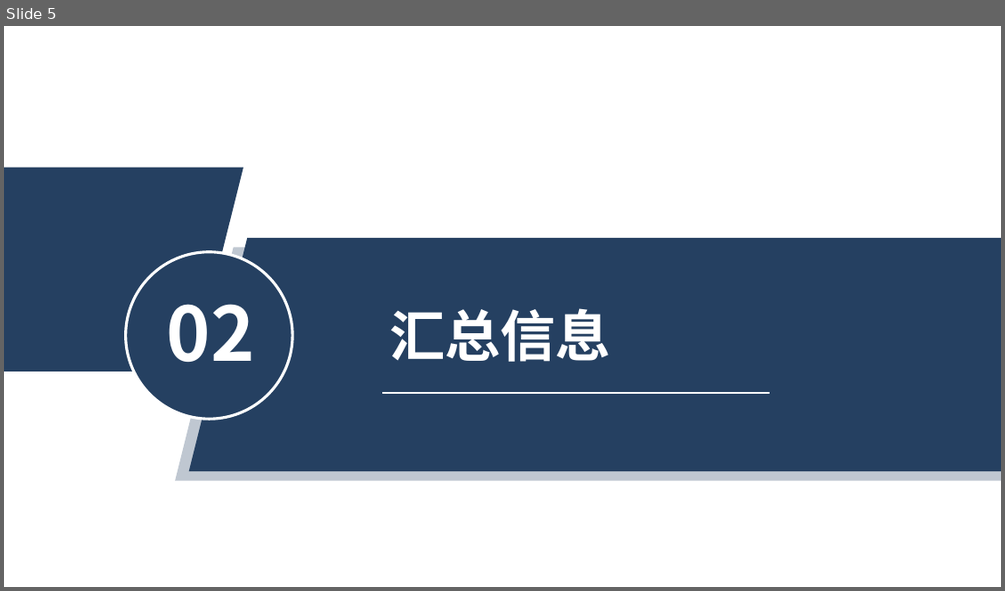
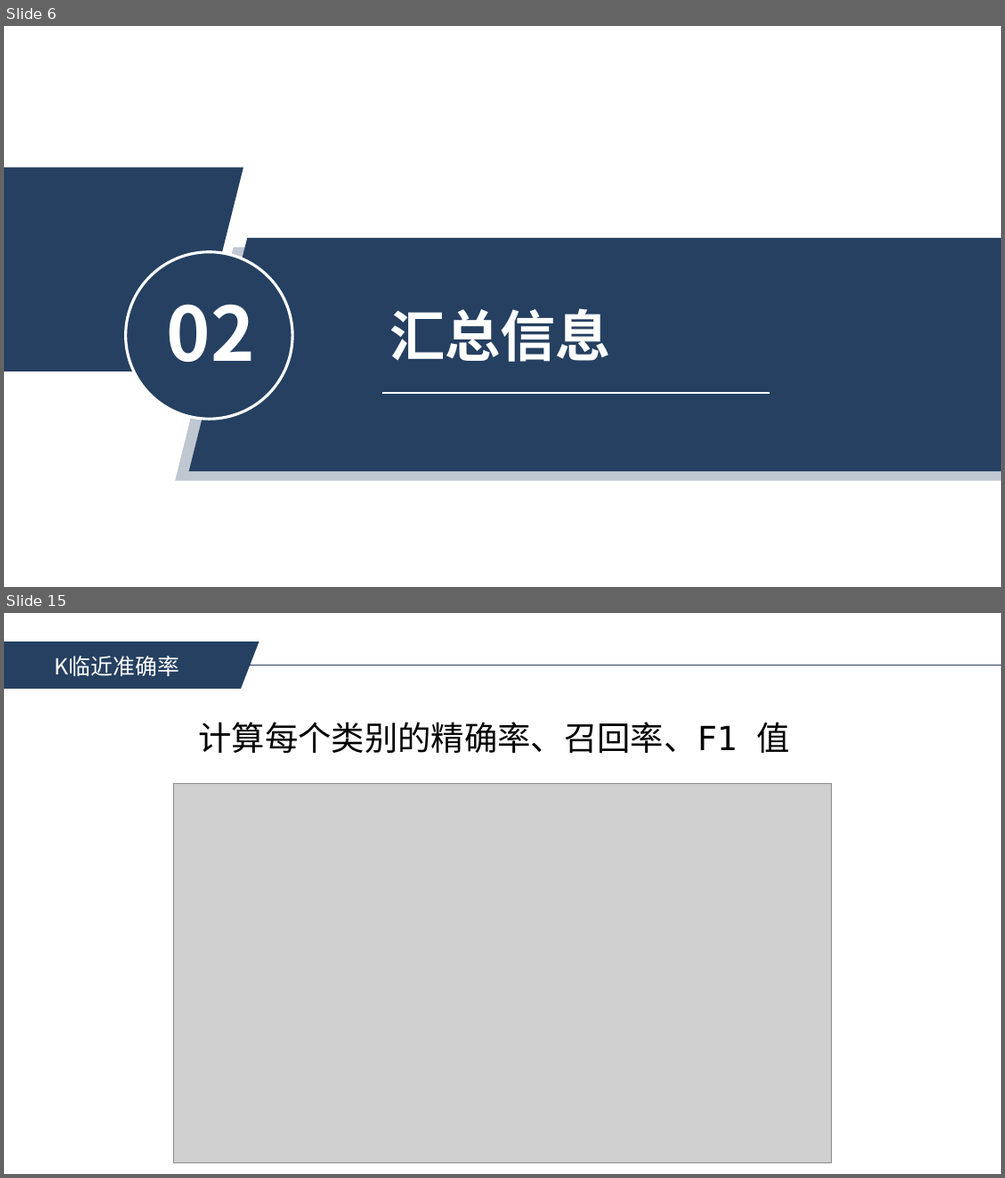
Before and after one commit to impossible03/Computer-Vision-homework, a slide deck: 04-刘宇-project1.pptx. Shown one above the other, each under a label of ours: slide 5 before the commit, slides 6 and 15 after it; the slides between them are not shown. The pictures are 1005x591 and 1005x1178 pixels, drawn with LibreOffice and Linux fonts; fonts in the diff are those of the drawing; grey boxes stand for pictures. Boxes give left, top, right and bottom in pixels: in the first picture for what was removed or moved away, otherwise in the second. Text is boxed around its words. In the diff, an @@ line names an element or a change of style, - is before the commit and + after.

```diff
--- a/04-刘宇-project1.pptx
+++ b/04-刘宇-project1.pptx
@@ slide 15 added at bbox=[4, 613, 1001, 1174], background #FFFFFF @@
@@ line added from (4, 665) to (1001, 665), #254061 1 pt @@
@@ parallelogram added at bbox=[4, 641, 259, 689], fill #254061 @@
@@ text added at bbox=[55, 656, 179, 676], 16 pt, text #FFFFFF @@
+K临近准确率
@@ text added at bbox=[199, 722, 790, 753], 24 pt, text #000000 @@
+计算每个类别的精确率、召回率、F1 值
@@ picture added at bbox=[173, 784, 832, 1163] @@
@@ what was slide 5 is now slide 6 @@
```
Also in this commit, not shown: 3 slides changed, 8 other slides added, 1 slide removed, 1 other file.
